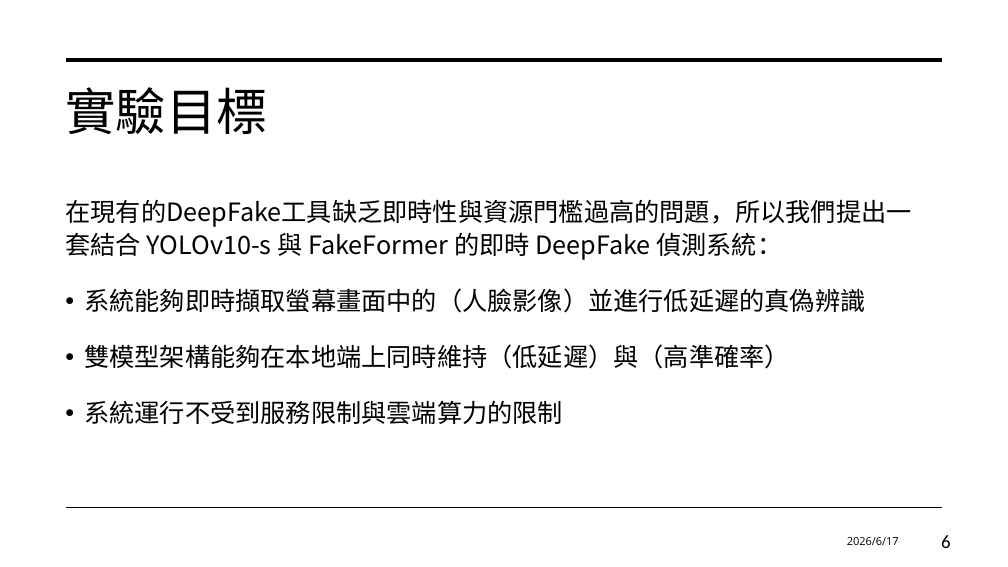
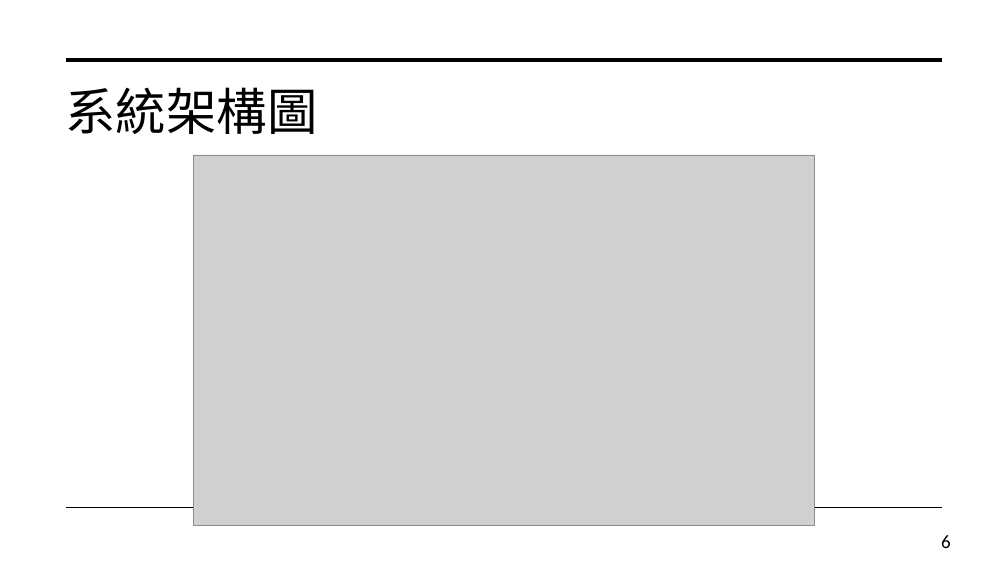
Before and after one commit to 0071ht/Special-topic-implementation, a slide deck: slide 6 of 專題報告.pptx. Drawn at 1008x567 pixels with LibreOffice and Linux fonts; fonts in the diff are those of the drawing; grey boxes stand for pictures. Boxes give left, top, right and bottom in pixels: in the first picture for what was removed or moved away, otherwise in the second. Text is boxed around its words. In the diff, an @@ line names an element or a change of style, - is before the commit and + after.

```diff
--- a/專題報告.pptx
+++ b/專題報告.pptx
@@ title at [65, 87, 317, 134]: text changed @@
-實驗目標
+系統架構圖
@@ picture added at [194, 155, 814, 526] @@
@@ text removed at [65, 199, 911, 424] @@
-在現有的DeepFake工具缺乏即時性與資源門檻過高的問題，所以我們提出一套結合 YOLOv10-s 與 FakeFormer 的即時 DeepFake 偵測系統：
-• 系統能夠即時擷取螢幕畫面中的（人臉影像）並進行低延遲的真偽辨識
-• 雙模型架構能夠在本地端上同時維持（低延遲）與（高準確率）
-• 系統運行不受到服務限制與雲端算力的限制
@@ text removed at [847, 537, 899, 545] @@
-2026/6/17
```
Also in this commit, not shown: 1 other slide changed.
